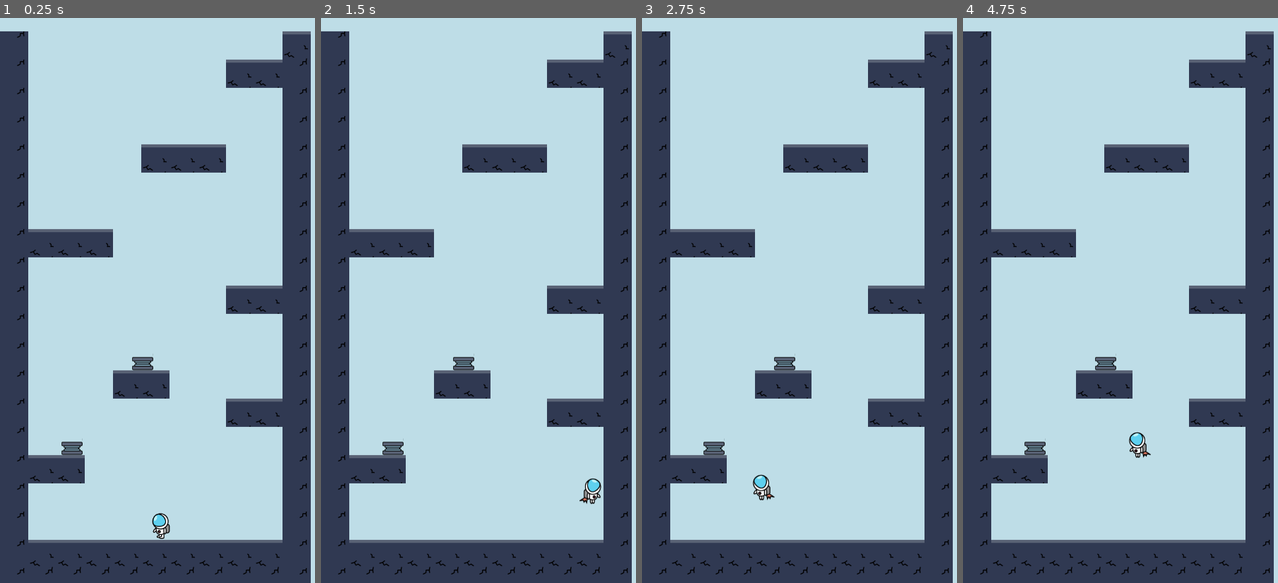
Above: before the commit, frames 1-4 (left to right).
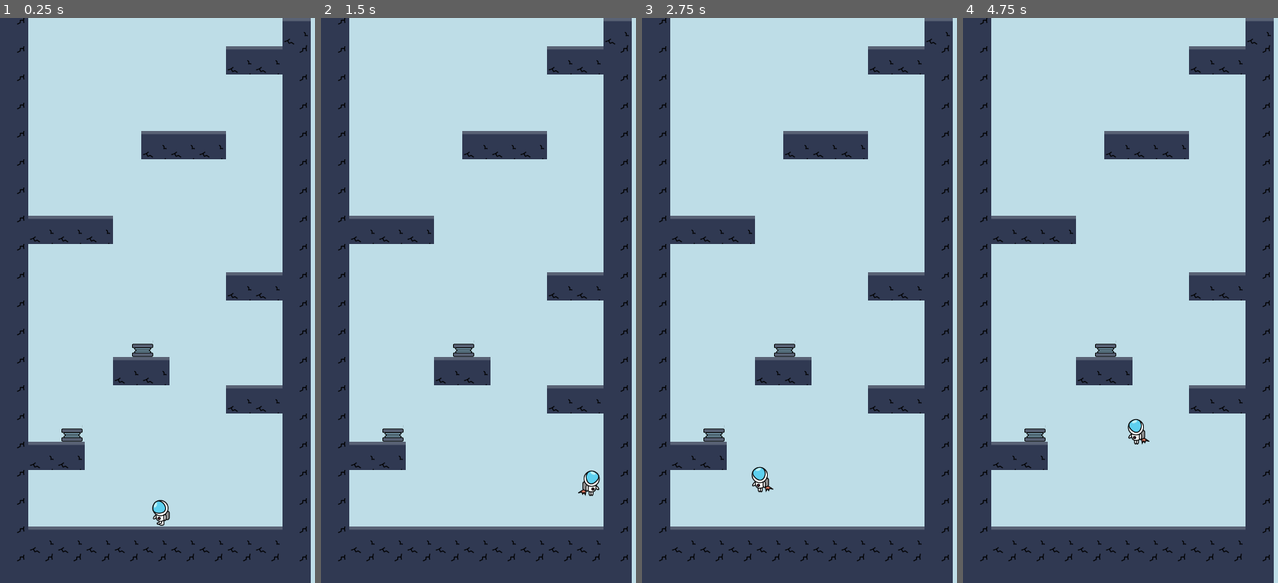
Above: after the commit, the same moments.

Repository: anyu/space-escape
Game: Godot game, scene res://scenes/World.tscn
Two runs of this game, one before a commit and one after it. Both use one fixed random seed, a clock stepped at 60 frames per second and the inputs below.
Inputs:
- Up to frame 1 (0.25 s): no input
- Up to frame 2 (1.5 s): tap Enter at 0.5 s; hold D (move_right) from 0.53 s (still down); tap Space (jump) at 0.77 s
- Up to frame 3 (2.75 s): tap Space (jump) at 1.52, 2 s; release D (move_right) at 2.03 s; hold A (move_left) from 2.03 s (still down)
- Up to frame 4 (4.75 s): release A (move_left) at 2.78 s; hold D (move_right) 2.78-4.28 s; tap Space (jump) at 3.02, 3.77, 4.52 s; tap Enter at 4.25 s; hold A (move_left) from 4.28 s (still down)

The runs differ from the first frame. In frame 1, 12% of the frame differs, in the area x 0-99%, y 0-99%; in frame 2, 12%; in frame 3, 12%; in frame 4, 12%.

Commit message:
camera follows player beyond top of screen, fixed viewport some

Diff:
--- a/project.godot
+++ b/project.godot
@@ -17,7 +17,11 @@
 
 window/size/width=720
 window/size/height=1280
+window/size/test_width=720
+window/size/test_height=1280
 window/handheld/orientation="portrait"
+window/stretch/mode="2d"
+window/stretch/aspect="keep"
 
 [global]
 
--- a/scenes/Player.tscn
+++ b/scenes/Player.tscn
@@ -4,7 +4,7 @@
 [ext_resource path="res://scripts/Player.gd" type="Script" id=2]
 
 [sub_resource type="RectangleShape2D" id=1]
-extents = Vector2( 20, 24 )
+extents = Vector2( 20, 30 )
 
 [sub_resource type="CircleShape2D" id=2]
 radius = 8.0
@@ -61,6 +61,7 @@
 script = ExtResource( 2 )
 
 [node name="CollisionShape2D" type="CollisionShape2D" parent="."]
+position = Vector2( 3, -6 )
 shape = SubResource( 1 )
 
 [node name="CollisionShape2D2" type="CollisionShape2D" parent="."]
--- /dev/null
+++ b/scenes/Spring.tscn
@@ -0,0 +1,72 @@
+[gd_scene load_steps=7 format=2]
+
+[ext_resource path="res://scripts/Spring.gd" type="Script" id=1]
+[ext_resource path="res://images/springs.png" type="Texture" id=2]
+
+[sub_resource type="RectangleShape2D" id=1]
+extents = Vector2( 13.5, 8 )
+
+[sub_resource type="Animation" id=2]
+length = 0.001
+loop = true
+tracks/0/type = "value"
+tracks/0/path = NodePath("../Sprite:frame")
+tracks/0/interp = 1
+tracks/0/loop_wrap = true
+tracks/0/imported = false
+tracks/0/enabled = true
+tracks/0/keys = {
+"times": PoolRealArray( 0 ),
+"transitions": PoolRealArray( 1 ),
+"update": 0,
+"values": [ 0 ]
+}
+
+[sub_resource type="Animation" id=3]
+resource_name = "active"
+tracks/0/type = "value"
+tracks/0/path = NodePath("../Sprite:frame")
+tracks/0/interp = 1
+tracks/0/loop_wrap = true
+tracks/0/imported = false
+tracks/0/enabled = true
+tracks/0/keys = {
+"times": PoolRealArray( 0, 0.1 ),
+"transitions": PoolRealArray( 1, 1 ),
+"update": 1,
+"values": [ 0, 1 ]
+}
+
+[sub_resource type="Animation" id=4]
+resource_name = "idle"
+tracks/0/type = "value"
+tracks/0/path = NodePath("../Sprite:frame")
+tracks/0/interp = 1
+tracks/0/loop_wrap = true
+tracks/0/imported = false
+tracks/0/enabled = true
+tracks/0/keys = {
+"times": PoolRealArray( 0 ),
+"transitions": PoolRealArray( 1 ),
+"update": 1,
+"values": [ 0 ]
+}
+
+[node name="Spring" type="Area2D"]
+script = ExtResource( 1 )
+
+[node name="Sprite" type="Sprite" parent="."]
+position = Vector2( 163, 940 )
+scale = Vector2( 0.822269, 0.818876 )
+texture = ExtResource( 2 )
+hframes = 2
+
+[node name="CollisionShape2D" type="CollisionShape2D" parent="."]
+position = Vector2( 163.5, 943 )
+shape = SubResource( 1 )
+
+[node name="AnimationPlayer" type="AnimationPlayer" parent="."]
+root_node = NodePath("../CollisionShape2D")
+anims/RESET = SubResource( 2 )
+anims/active = SubResource( 3 )
+anims/idle = SubResource( 4 )
--- a/scenes/World.tscn
+++ b/scenes/World.tscn
@@ -106,12 +106,10 @@
 position = Vector2( 361, 1129 )
 
 [node name="Camera2D" type="Camera2D" parent="Player"]
-offset = Vector2( 0, 1250 )
 current = true
 limit_left = 0
-limit_top = -100000
 limit_right = 720
-limit_bottom = 0
+limit_bottom = 1280
 limit_smoothed = true
 
 [node name="TileMap" type="TileMap" parent="."]
Binary file added: images/asteroid-med.png
Binary file added: images/asteroid-sm.png
